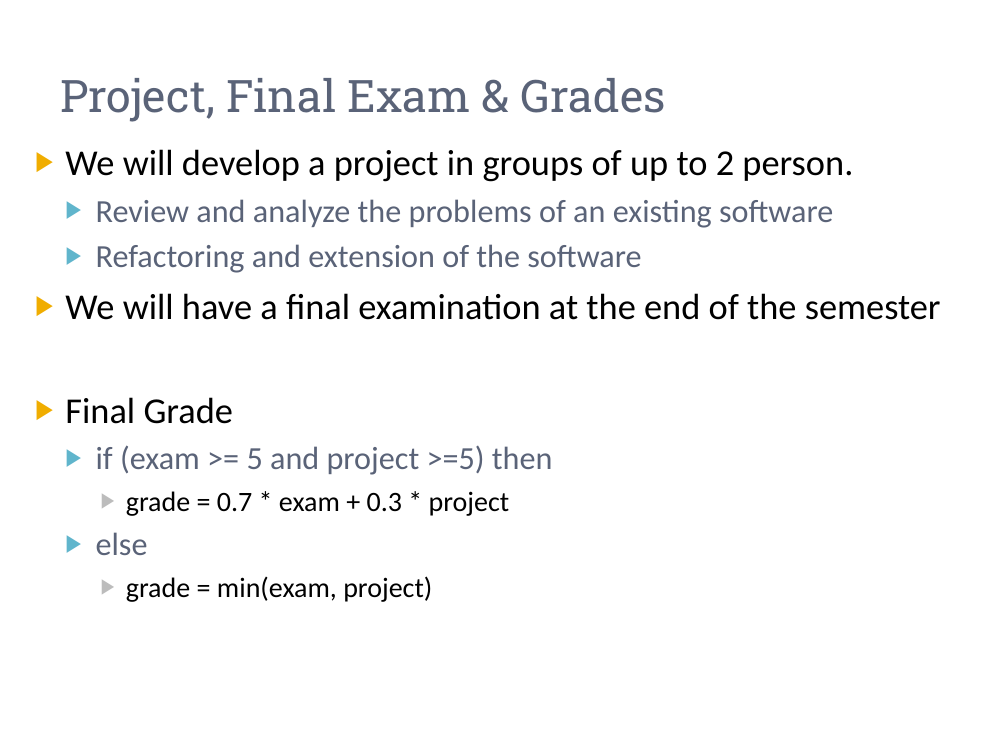
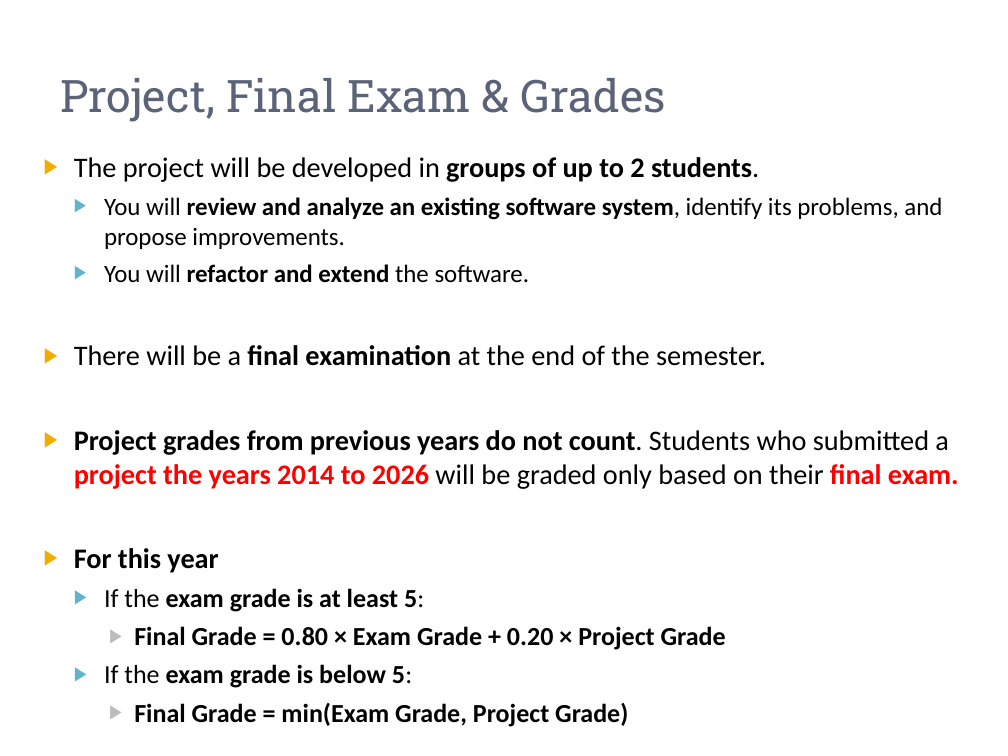
Before and after one commit to zarras/mye004-slides, a slide deck: slide 6 of soft-dev-2-intro.pptx. Drawn at 1008x756 pixels with LibreOffice and Linux fonts; fonts in the diff are those of the drawing. Boxes give left, top, right and bottom in pixels: in the first picture for what was removed or moved away, otherwise in the second. Text is boxed around its words. In the diff, an @@ line names an element or a change of style, - is before the commit and + after.

```diff
--- a/soft-dev-2-intro.pptx
+++ b/soft-dev-2-intro.pptx
@@ text at [74, 157, 959, 688]: text changed; size 23 to 20.1 pt; bold on @@
-▶ We will develop a project in groups of up to 2 person.
-  ▶ Review and analyze the problems of an existing software
-  ▶ Refactoring and extension of the software
-▶ We will have a final examination at the end of the semester
-▶ Final Grade
-  ▶ if (exam >= 5 and project >=5) then
-    ▶ grade = 0.7 * exam + 0.3 * project
-  ▶ else
-    ▶ grade = min(exam, project)
+▶ The project will be developed in groups of up to 2 students.
+  ▶ You will review and analyze an existing software system, identify its problems, and propose improvements.
+  ▶ You will refactor and extend the software.
+▶ There will be a final examination at the end of the semester.
+▶ Project grades from previous years do not count. Students who submitted a project the years 2014 to 2026 will be graded only based on their final exam.
+▶ For this year
+  ▶ If the exam grade is at least 5:
+    ▶ Final Grade = 0.80 × Exam Grade + 0.20 × Project Grade
+  ▶ If the exam grade is below 5:
+    ▶ Final Grade = min(Exam Grade, Project Grade)
```
Also in this commit, not shown: 1 other slide changed, 4 slides removed, 5 other files.
